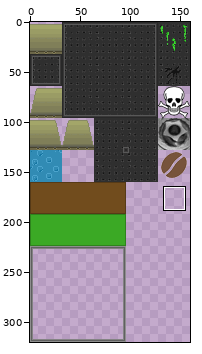
Edited in one commit: sprite sheet (StarbucksPrincess Proto/assets/tileset/tilemap.png). The picture above shows the old version from afar; the outline marks the close-up.
Close-up. Old version:
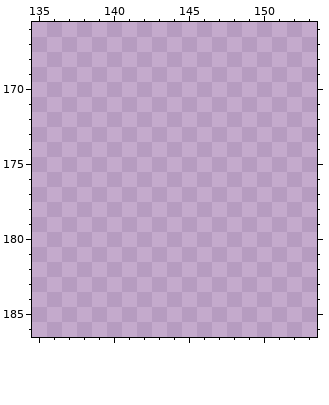
The file is 160x320 pixels. Pixels under 10% opacity are left out. Colours within 5 levels of each other are drawn and written as one. Shown: x 135..153, y 166..186. The commit also changed other parts of the picture, which this record leaves out.
The result:
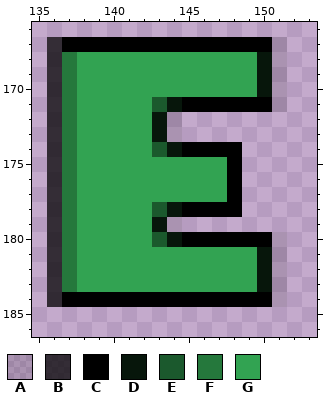
Palette (. is transparent): A #00000022  B #000000bb  C #000000  D #07160b  E #1b592d  F #25783c  G #32a352
Changes in this commit:
y 167: x 136..151 ................ -> BCCCCCCCCCCCCCCA
y 168..170: x 136..151 ................ -> BFGGGGGGGGGGGGDA
y 171: x 136..151 ................ -> BFGGGGGEDCCCCCCA
y 172..173: x 136..144 ......... -> BFGGGGGDA
y 174: x 136..148 ............. -> BFGGGGGEDCCCC
y 175..177: x 136..148 ............. -> BFGGGGGGGGGGC
y 178: x 136..148 ............. -> BFGGGGGEDCCCC
y 179: x 136..144 ......... -> BFGGGGGDA
y 180: x 136..151 ................ -> BFGGGGGEDCCCCCCA
y 181..183: x 136..151 ................ -> BFGGGGGGGGGGGGDA
y 184: x 136..151 ................ -> BCCCCCCCCCCCCCCA
Boxes around the changes in both close-ups, in picture pixels (x1, y1, x2, y2):
added: (47, 37, 287, 307)
